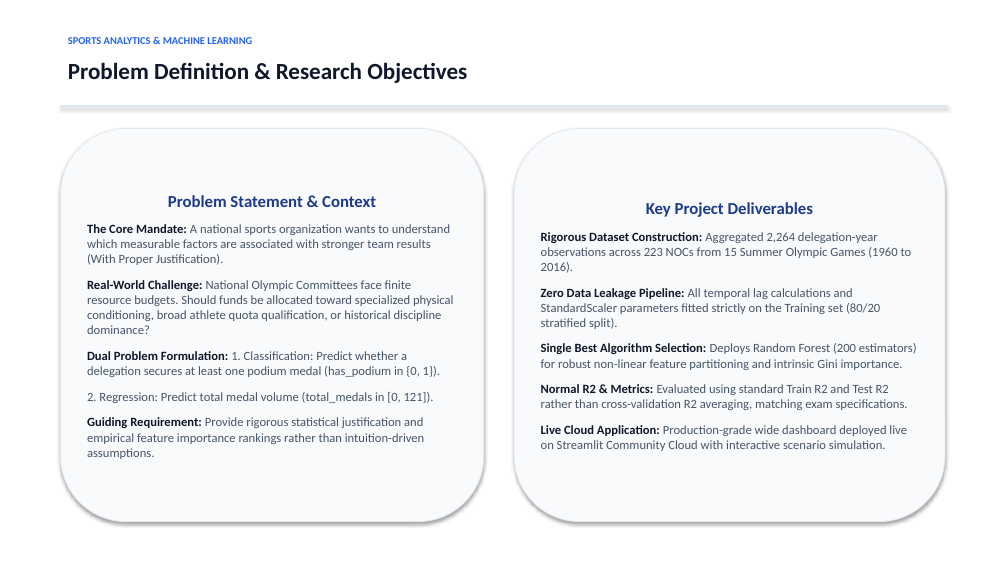
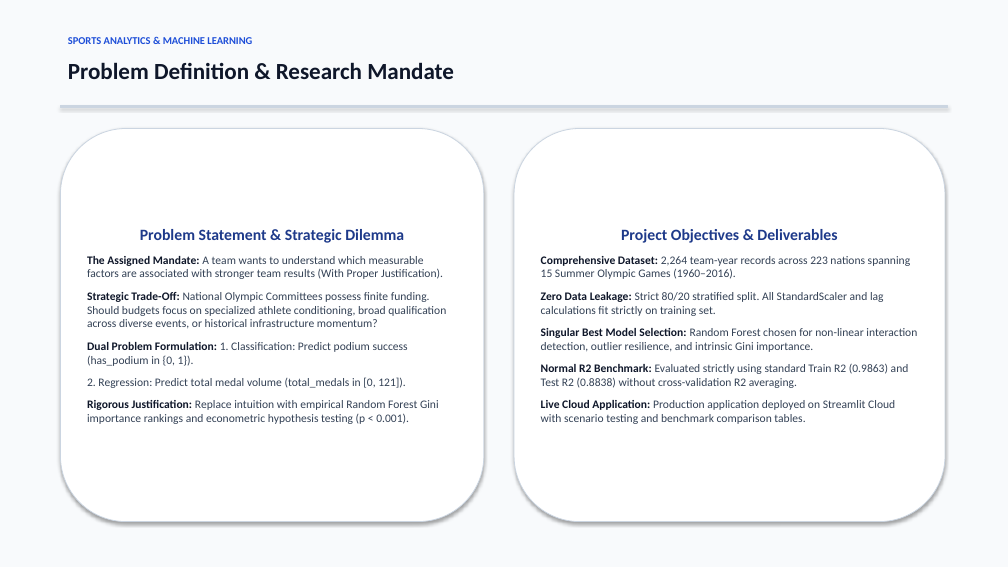
Before and after one commit to Virshin1/Team-Performance-Analysis, a slide deck: slide 2 of Olympic_Team_Performance_Presentation.pptx. Drawn at 1008x567 pixels with LibreOffice and Linux fonts; fonts in the diff are those of the drawing. Boxes give left, top, right and bottom in pixels: in the first picture for what was removed or moved away, otherwise in the second. Text is boxed around its words. In the diff, an @@ line names an element or a change of style, - is before the commit and + after.

Commit message:
Update presentation with explicit high contrast styling and finalize submission-grade academic project report

```diff
--- a/Olympic_Team_Performance_Presentation.pptx
+++ b/Olympic_Team_Performance_Presentation.pptx
@@ rectangle added at (0,0,1008,567), fill #F8FAFC @@
@@ text "SPORTS ANALYTICS & MACHINE LEARNING" at (68,37,252,44): text colour #2563EB to #1D4ED8 @@
@@ text at (68,62,454,79): text changed @@
-Problem Definition & Research Objectives
+Problem Definition & Research Mandate
@@ rectangle at (60,106,948,107): fill #E2E8F0 to #CBD5E1; outline #E2E8F0 0.75 pt to #CBD5E1 0.75 pt @@
@@ rounded rectangle "Problem Statement & Strategic Dilemma" at (60,129,484,522): fill #F8FAFC to #FFFFFF; outline #E2E8F0 0.75 pt to #CBD5E1 0.75 pt @@
@@ rounded rectangle "Project Objectives & Deliverables" at (514,129,945,522): fill #F8FAFC to #FFFFFF; outline #E2E8F0 0.75 pt to #CBD5E1 0.75 pt @@
@@ text in rounded rectangle at (87,229,446,424): text changed; size 12 to 11 pt; text colour #475569 to #334155 @@
-Problem Statement & Context
-The Core Mandate: A national sports organization wants to understand which measurable factors are associated with stronger team results (With Proper Justification).
-Real-World Challenge: National Olympic Committees face finite resource budgets. Should funds be allocated toward specialized physical conditioning, broad athlete quota qualification, or historical discipline dominance?
-Dual Problem Formulation: 1. Classification: Predict whether a delegation secures at least one podium medal (has_podium in {0, 1}).
-2. Regression: Predict total medal volume (total_medals in [0, 121]).
-Guiding Requirement: Provide rigorous statistical justification and empirical feature importance rankings rather than intuition-driven assumptions.
+Problem Statement & Strategic Dilemma
+The Assigned Mandate: A team wants to understand which measurable factors are associated with stronger team results (With Proper Justification).
+Strategic Trade-Off: National Olympic Committees possess finite funding. Should budgets focus on specialized athlete conditioning, broad qualification across diverse events, or historical infrastructure momentum?
+Dual Problem Formulation: 1. Classification: Predict podium success (has_podium in {0, 1}).
+2. Regression: Predict total medal volume (total_medals in [0, 121]).
+Rigorous Justification: Replace intuition with empirical Random Forest Gini importance rankings and econometric hypothesis testing (p < 0.001).
@@ text in rounded rectangle at (541,229,917,424): text changed; size 12 to 11 pt; text colour #475569 to #334155 @@
-Key Project Deliverables
-Rigorous Dataset Construction: Aggregated 2,264 delegation-year observations across 223 NOCs from 15 Summer Olympic Games (1960 to 2016).
-Zero Data Leakage Pipeline: All temporal lag calculations and StandardScaler parameters fitted strictly on the Training set (80/20 stratified split).
-Single Best Algorithm Selection: Deploys Random Forest (200 estimators) for robust non-linear feature partitioning and intrinsic Gini importance.
-Normal R2 & Metrics: Evaluated using standard Train R2 and Test R2 rather than cross-validation R2 averaging, matching exam specifications.
-Live Cloud Application: Production-grade wide dashboard deployed live on Streamlit Community Cloud with interactive scenario simulation.
+Project Objectives & Deliverables
+Comprehensive Dataset: 2,264 team-year records across 223 nations spanning 15 Summer Olympic Games (1960–2016).
+Zero Data Leakage: Strict 80/20 stratified split. All StandardScaler and lag calculations fit strictly on training set.
+Singular Best Model Selection: Random Forest chosen for non-linear interaction detection, outlier resilience, and intrinsic Gini importance.
+Normal R2 Benchmark: Evaluated strictly using standard Train R2 (0.9863) and Test R2 (0.8838) without cross-validation R2 averaging.
+Live Cloud Application: Production application deployed on Streamlit Cloud with scenario testing and benchmark comparison tables.
```
Also in this commit, not shown: 11 other slides changed, 1 other file.
